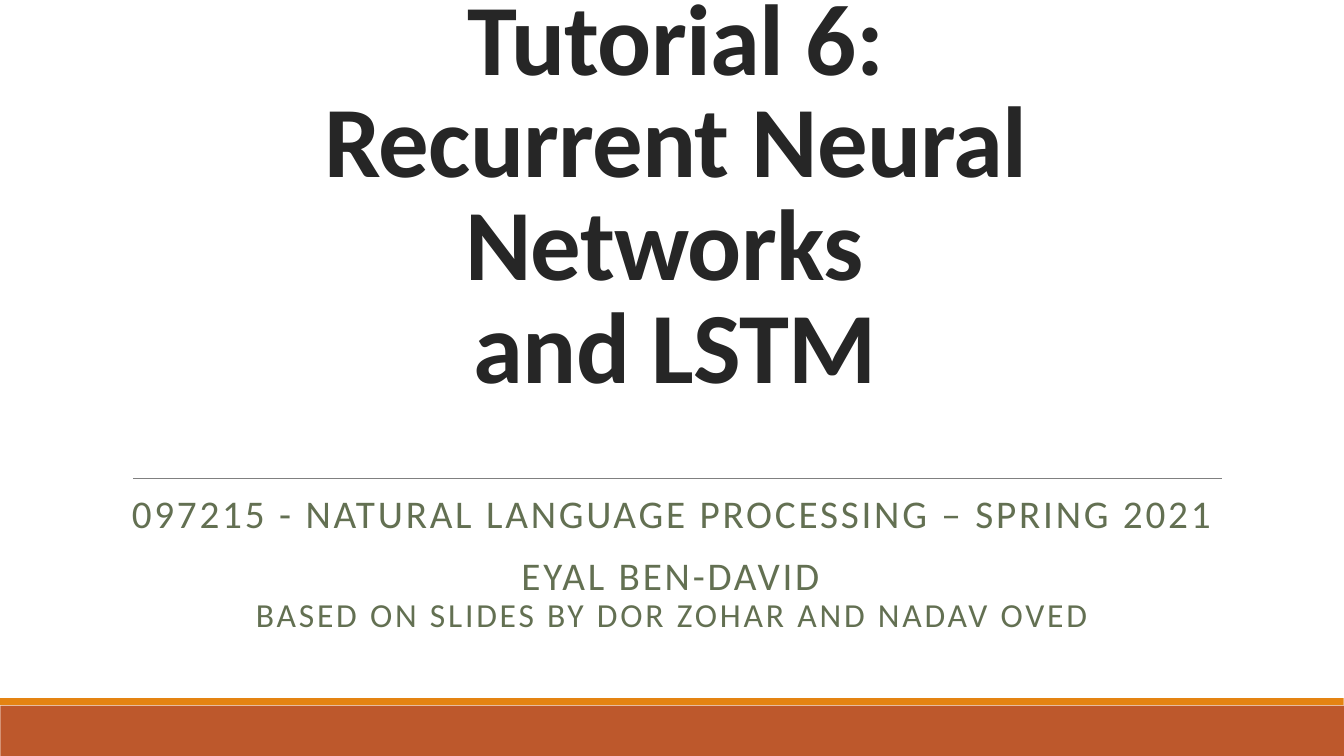
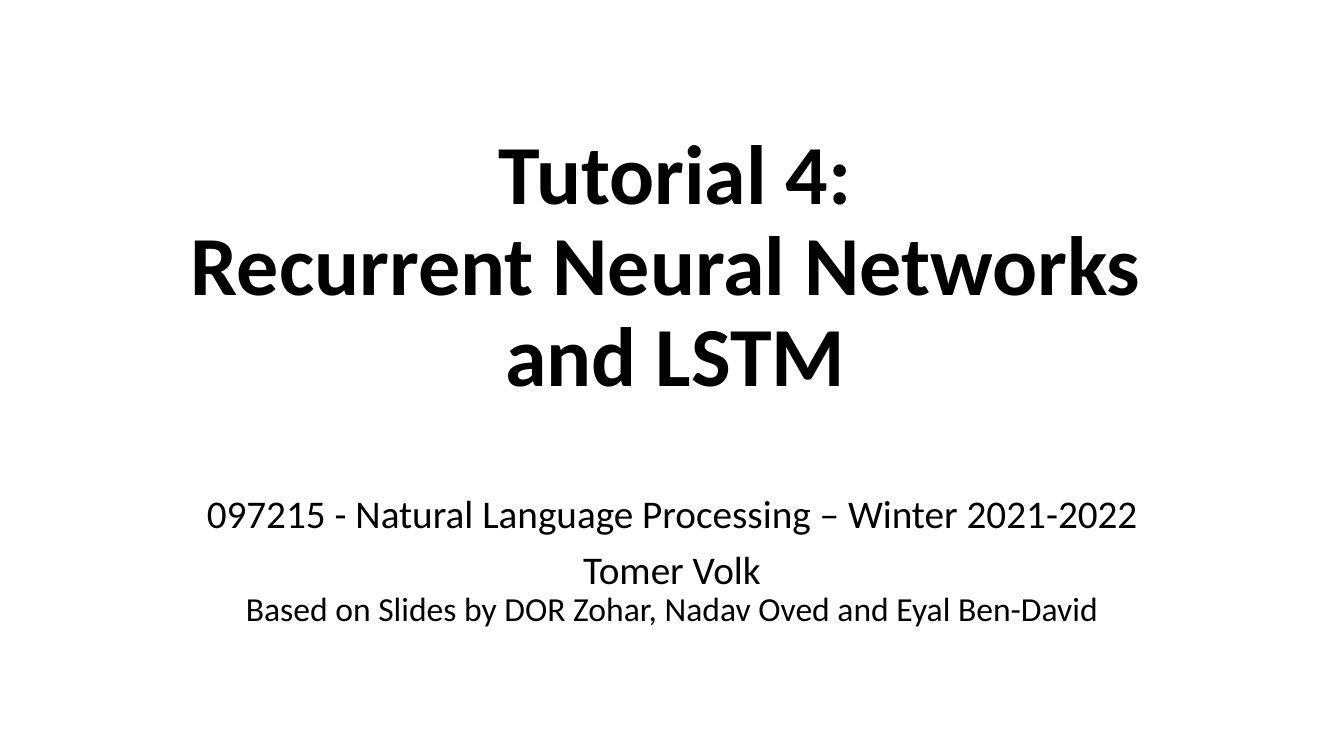
Before and after one commit to TomerVolk/NLP_2021_2022_Winter_Tutorials, a slide deck: slide 1 of Tutorial_04/Tutorial 04 - RNN and LSTM.pptx. Drawn at 1344x756 pixels with LibreOffice and Linux fonts; fonts in the diff are those of the drawing. Boxes give left, top, right and bottom in pixels: in the first picture for what was removed or moved away, otherwise in the second. Text is boxed around its words. In the diff, an @@ line names an element or a change of style, - is before the commit and + after.

```diff
--- a/Tutorial_04/Tutorial 04 - RNN and LSTM.pptx
+++ b/Tutorial_04/Tutorial 04 - RNN and LSTM.pptx
@@ title at (x1=191, y1=145, x2=1140, y2=387): text changed; size 72 to 60 pt; text colour #262626 to #000000 @@
-Tutorial 6:
-Recurrent Neural Networks
-and LSTM
+Tutorial 4:
+Recurrent Neural Networks
+and LSTM
@@ line removed from (133, 479) to (1222, 479) @@
@@ subtitle at (x1=207, y1=500, x2=1138, y2=627): text changed; text colour #637052 to #000000 @@
-097215 - NATURAL LANGUAGE PROCESSING – SPRING 2021
-EYAL BEN-DAVID
-BASED ON SLIDES BY DOR ZOHAR AND NADAV OVED
+097215 - Natural Language Processing – Winter 2021-2022
+Tomer Volk
+Based on Slides by DOR Zohar, Nadav Oved and Eyal Ben-David
@@ rectangle removed at (x1=0, y1=706, x2=1344, y2=756) @@
@@ rectangle removed at (x1=0, y1=699, x2=1344, y2=706) @@
```
Also in this commit, not shown: 20 other slides changed, 56 other files.
